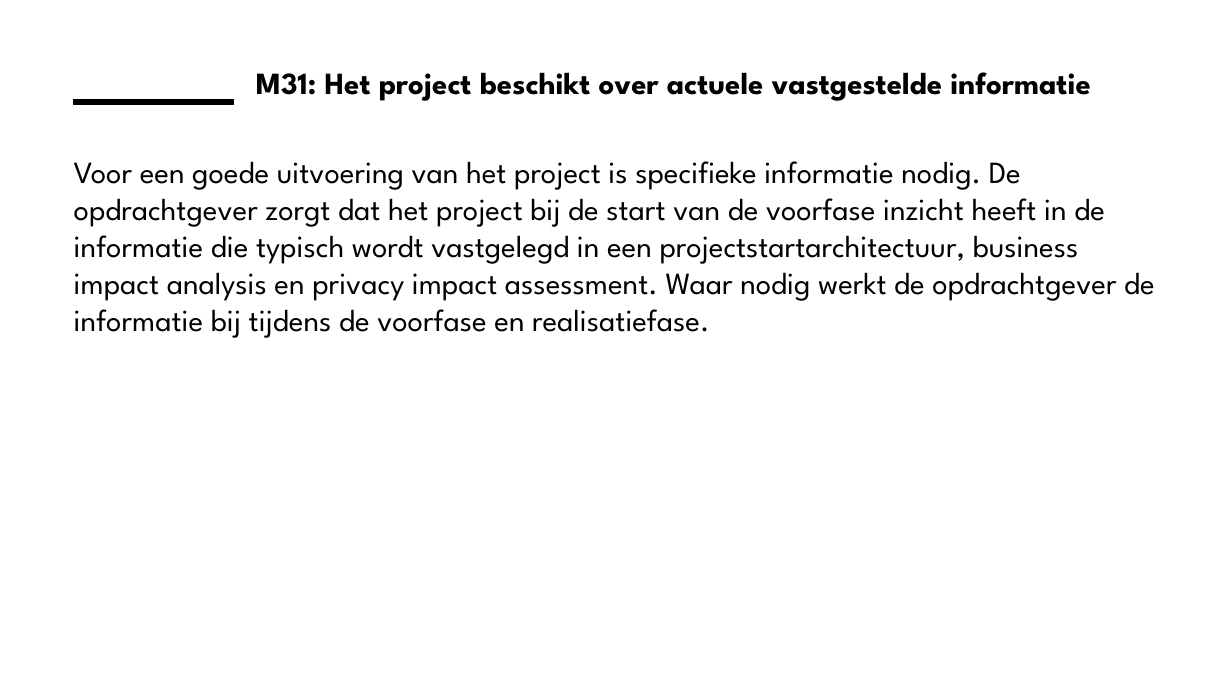
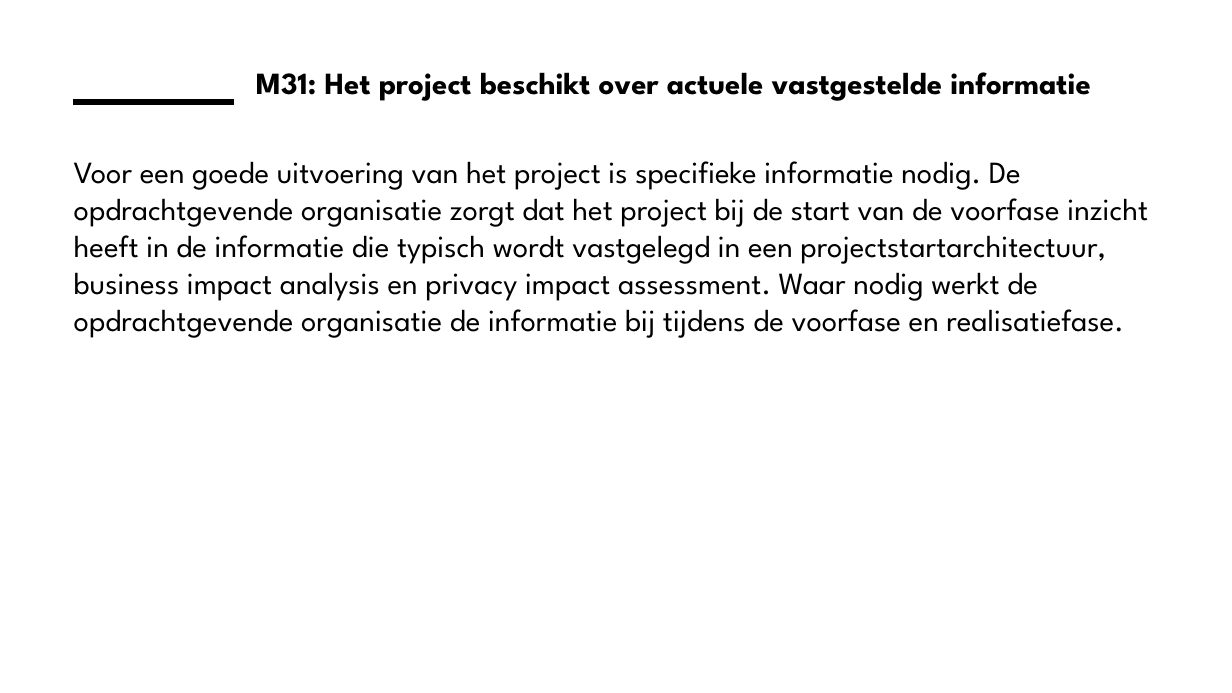
Before and after one commit to ICTU/Kwaliteitsaanpak, a slide deck: slide 5 of docs/wip/ICTU-Kwaliteitsaanpak.pptx. Drawn at 1232x693 pixels with LibreOffice and Linux fonts; fonts in the diff are those of the drawing; background and template pictures are left out. Boxes give left, top, right and bottom in pixels: in the first picture for what was removed or moved away, otherwise in the second. Text is boxed around its words. In the diff, an @@ line names an element or a change of style, - is before the commit and + after.

```diff
--- a/docs/wip/ICTU-Kwaliteitsaanpak.pptx
+++ b/docs/wip/ICTU-Kwaliteitsaanpak.pptx
@@ text at [74, 161, 1148, 338]: text changed @@
-Voor een goede uitvoering van het project is specifieke informatie nodig. De opdrachtgever zorgt dat het project bij de start van de voorfase inzicht heeft in de informatie die typisch wordt vastgelegd in een projectstartarchitectuur, business impact analysis en privacy impact assessment. Waar nodig werkt de opdrachtgever de informatie bij tijdens de voorfase en realisatiefase.
+Voor een goede uitvoering van het project is specifieke informatie nodig. De opdrachtgevende organisatie zorgt dat het project bij de start van de voorfase inzicht heeft in de informatie die typisch wordt vastgelegd in een projectstartarchitectuur, business impact analysis en privacy impact assessment. Waar nodig werkt de opdrachtgevende organisatie de informatie bij tijdens de voorfase en realisatiefase.
```
Also in this commit, not shown: 5 other slides changed, 19 other files.
